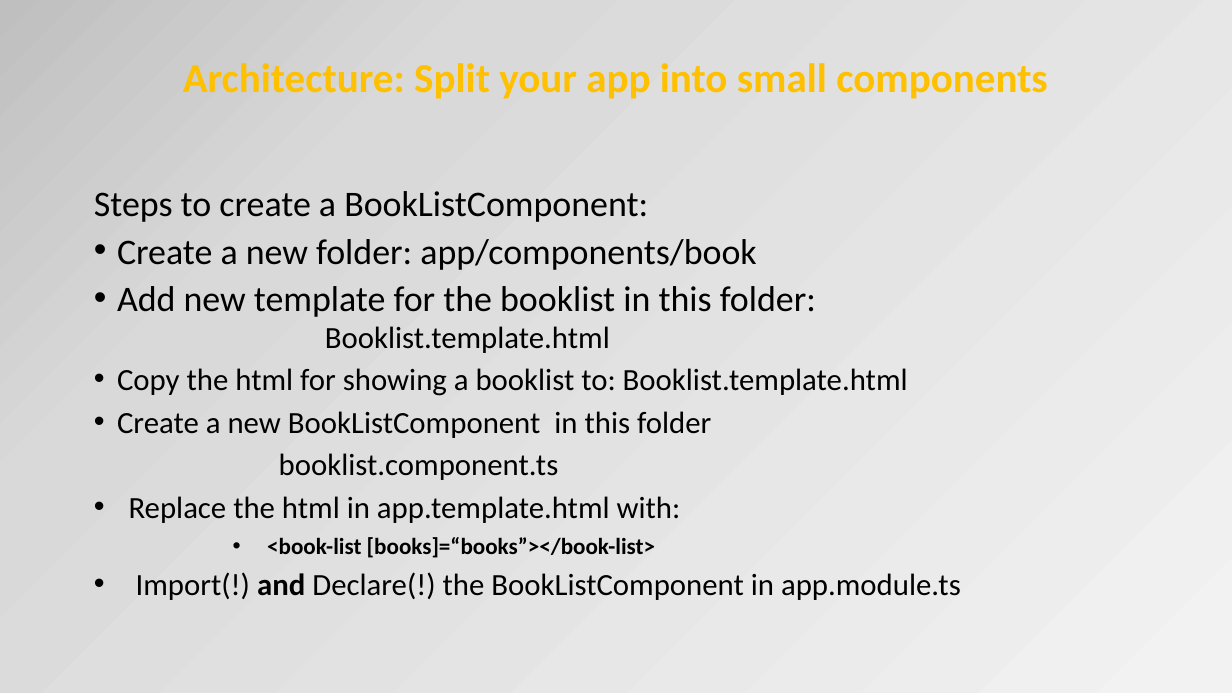
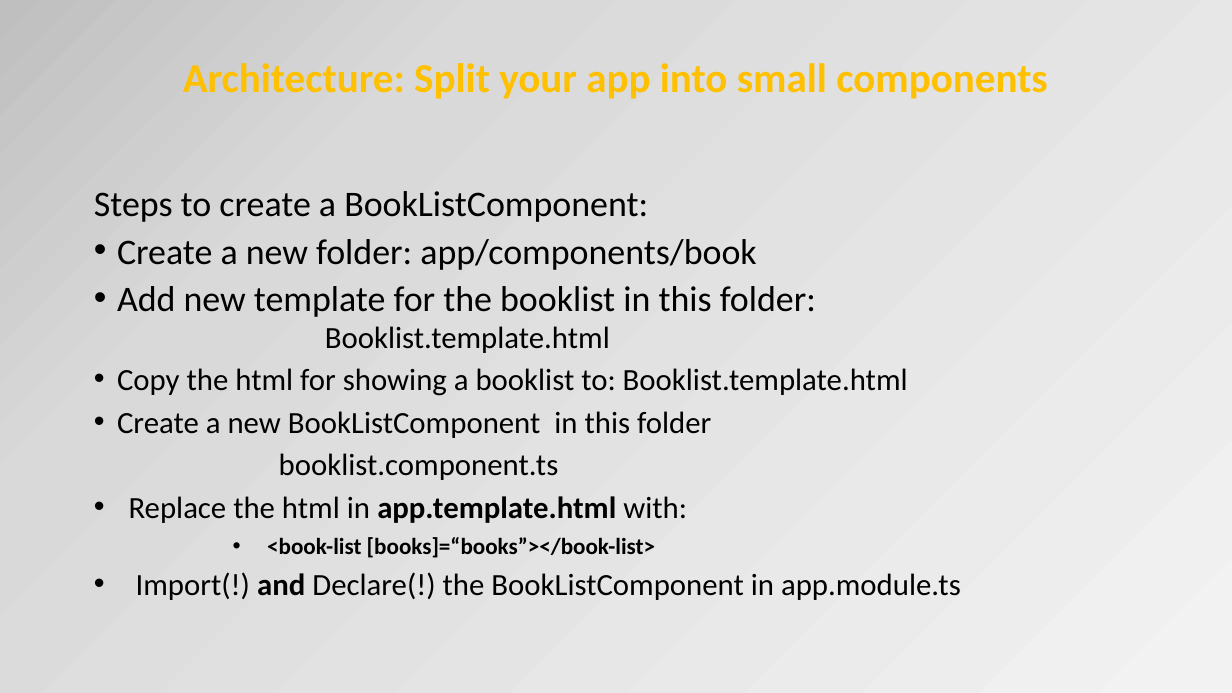
Before and after one commit to OrdinaNederland/hackjam-angular, a slide deck: slide 41 of Angular2.pptx (slide 40 before the commit). Drawn at 1232x693 pixels with LibreOffice and Linux fonts; fonts in the diff are those of the drawing. Boxes give left, top, right and bottom in pixels: in the first picture for what was removed or moved away, otherwise in the second. Text is boxed around its words. In the diff, an @@ line names an element or a change of style, - is before the commit and + after.

```diff
--- a/Angular2.pptx
+++ b/Angular2.pptx
@@ text at (x1=129, y1=496, x2=687, y2=523): bold on in "app.template.html" @@
```
Also in this commit, not shown: 8 other slides changed, 4 slides added, 1 other file.
